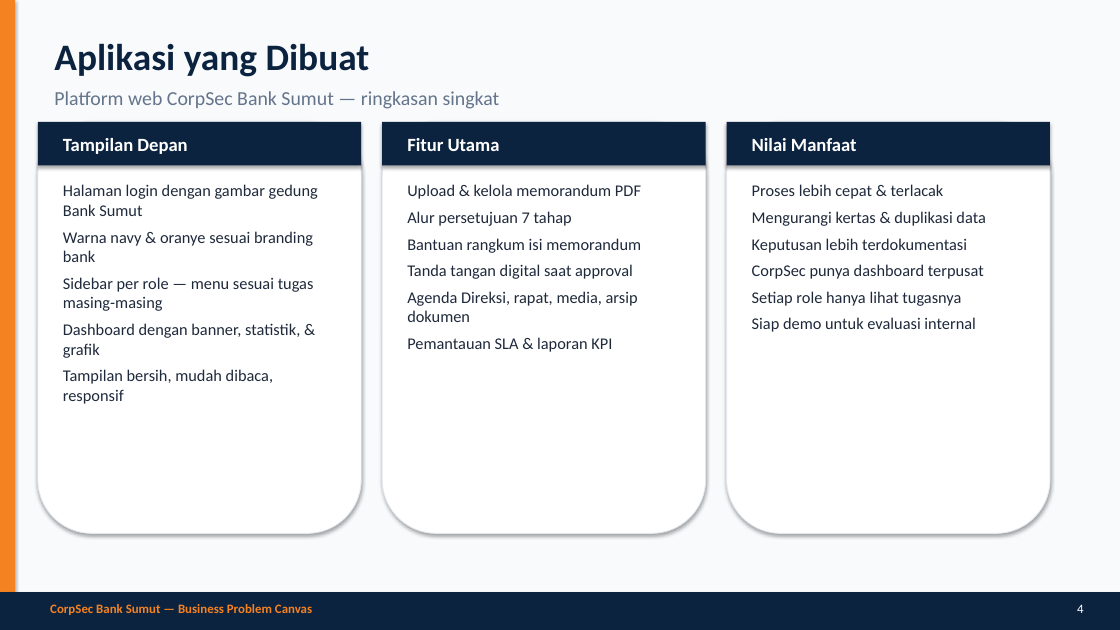
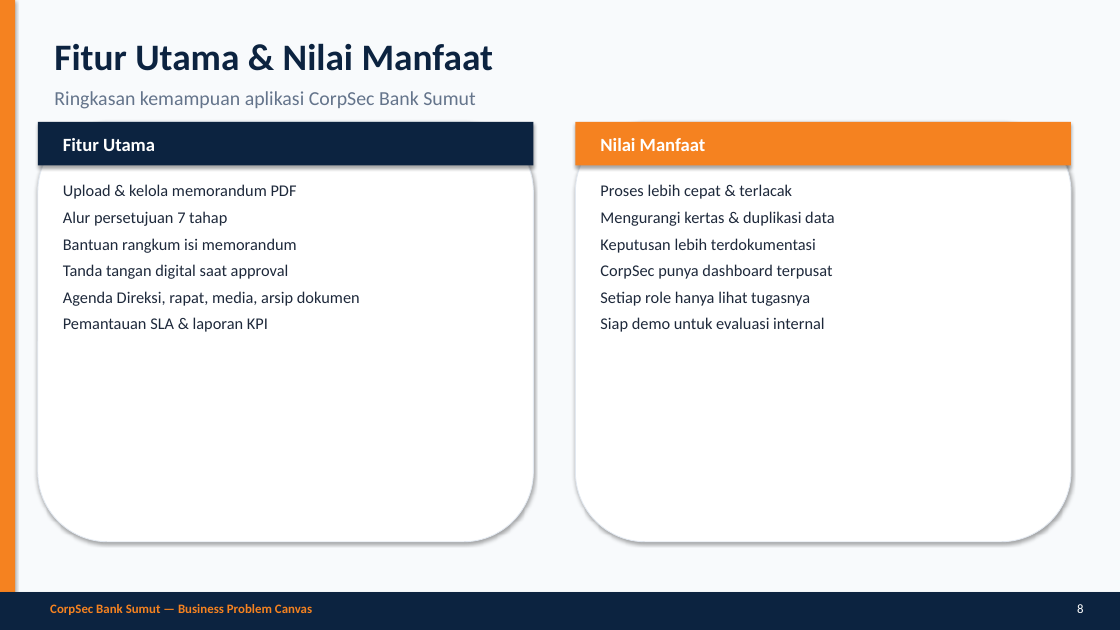
Before and after one commit to kelompok8ai/repo-day1-a, a slide deck: slide 8 of CorpSec-Bank-Sumut-Presentasi.pptx (slide 4 before the commit). Drawn at 1120x630 pixels with LibreOffice and Linux fonts; fonts in the diff are those of the drawing. Boxes give left, top, right and bottom in pixels: in the first picture for what was removed or moved away, otherwise in the second. Text is boxed around its words. In the diff, an @@ line names an element or a change of style, - is before the commit and + after.

```diff
--- a/CorpSec-Bank-Sumut-Presentasi.pptx
+++ b/CorpSec-Bank-Sumut-Presentasi.pptx
@@ text at [54, 43, 494, 109]: text changed @@
-Aplikasi yang Dibuat
-Platform web CorpSec Bank Sumut — ringkasan singkat
+Fitur Utama & Nilai Manfaat
+Ringkasan kemampuan aplikasi CorpSec Bank Sumut
@@ rounded rectangle: place and size @@
-rounded rectangle at [38, 122, 361, 534]
+rounded rectangle at [38, 122, 534, 542]
@@ rectangle: place and size @@
-rectangle at [38, 122, 361, 166]
+rectangle at [38, 122, 534, 166]
@@ text "Fitur Utama": place and size @@
-text "Fitur Utama" at [407, 138, 500, 151]
+text "Fitur Utama" at [63, 138, 155, 151]
@@ text removed at [63, 138, 187, 154] @@
-Tampilan Depan
@@ rounded rectangle removed at [382, 122, 706, 534] @@
@@ rectangle removed at [382, 122, 706, 166] @@
@@ rounded rectangle: place and size @@
-rounded rectangle at [727, 122, 1050, 534]
+rounded rectangle at [576, 122, 1071, 542]
@@ rectangle: place and size @@
-rectangle at [727, 122, 1050, 166]
+rectangle at [576, 122, 1071, 166]
@@ rectangle at [576, 122, 1071, 166]: fill #0C2340 to #F58220 @@
@@ text "Nilai Manfaat": place and size @@
-text "Nilai Manfaat" at [752, 138, 857, 151]
+text "Nilai Manfaat" at [600, 138, 706, 151]
@@ text "Upload & kelola memorandum PDF" rewrapped from [407, 184, 641, 352] to [63, 184, 360, 332] @@
@@ text "Proses lebih cepat & terlacak": place and size @@
-text "Proses lebih cepat & terlacak" at [752, 184, 985, 332]
+text "Proses lebih cepat & terlacak" at [600, 184, 834, 332]
@@ text removed at [63, 184, 318, 404] @@
-Halaman login dengan gambar gedung Bank Sumut
-Warna navy & oranye sesuai branding bank
-Sidebar per role — menu sesuai tugas masing-masing
-Dashboard dengan banner, statistik, & grafik
-Tampilan bersih, mudah dibaca, responsif
@@ text at [1077, 604, 1083, 613]: text changed @@
-4
+8
```
Also in this commit, not shown: 9 other slides changed, 1 slide added, 2 other files.
